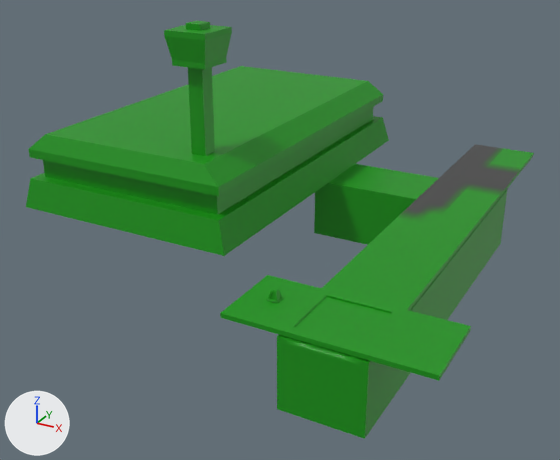
The FBX model assets/spaceship.fbx, before and after one commit.
The view is the same before and after, from a camera (50 mm lens) standing at (2.29, -5.38, 2.21) and looking at (-0.33, -0.6, -0.18). Arrows for +X, +Y and +Z are at lower left; the lights stay in place. Where no turn or scale is listed for an object, it has been applied to the vertices. Vertices at the same position are counted once.

Names of what the first picture shows: 'door', 'door_1', 'junction', 'rotatinglight', 'runway', 'spaceport', 'taxiterminal', 'terminal', 'tower', 'tunnel', 'tunnel_1', 'tunnel_2', 'tunnelend'.
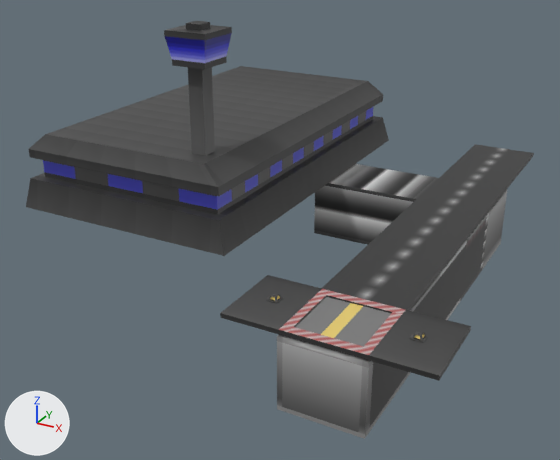
Diff of the bpy script that builds the scene:
```diff
--- a/assets/spaceship.fbx.py
+++ b/assets/spaceship.fbx.py
@@ me_terminal @@
 me_terminal.from_pydata(...)  # 98 vertices, 104 faces; spans x -0.44..0.46, y -0.29..0.27, z -0.26..0.22
-me_terminal.materials.append(mat_spaceship_png)  # picture img_spaceship_png
+# me_terminal part 6: texture (UV) coordinates of 104 of 104 faces, centred in x -0.44..0.46, y -0.29..0.27, z -0.26..0.22, changed; they spanned u 0.52..0.77, v 0.0..0.22 and now span u 0.0..0.85, v -0.04..1.0
+me_terminal.materials.append(mat_spaceport_png)  # picture img_spaceport_png
@@ me_runway @@
 me_runway.from_pydata(...)  # 42 vertices, 40 faces; spans x -0.27..0.27, y -1.64..1.64, z -0.01..0.02
-me_runway.materials.append(mat_spaceship_png)  # picture img_spaceship_png
+# me_runway part 5: texture (UV) coordinates of 40 of 40 faces, centred in x -0.27..0.27, y -1.64..1.64, z -0.01..0.02, changed; they spanned u 0.53..0.98, v 0.03..0.65 and now span u 0.89..0.97, v 0.0..0.96
+me_runway.materials.append(mat_spaceport_png)  # picture img_spaceport_png
@@ me_tunnel_2 @@
 me_tunnel_2.from_pydata(...)  # 72 vertices, 75 faces; spans x -0.28..0.26, y -0.3..0.28, z -0.26..0.22
-me_tunnel_2.materials.append(mat_spaceship_png)  # picture img_spaceship_png
+me_tunnel_2.materials.append(mat_spaceport_png)  # picture img_spaceport_png
@@ me_tower @@
 me_tower.from_pydata(...)  # 32 vertices, 30 faces; spans x -0.155..0.155, y -0.155..0.155, z -0.31..0.56
-me_tower.materials.append(mat_spaceship_png)  # picture img_spaceship_png
+# me_tower part 4: texture (UV) coordinates of 30 of 30 faces, centred in x -0.155..0.155, y -0.155..0.155, z -0.31..0.56, changed; they spanned u 0.53..0.69, v 0.62..0.91 and now span u 0.25..0.61, v 0.0..0.69
+me_tower.materials.append(mat_spaceport_png)  # picture img_spaceport_png
@@ me_tunnel @@
 me_tunnel.from_pydata(...)  # 72 vertices, 75 faces; spans x -0.28..0.26, y -0.3..0.28, z -0.26..0.22
-me_tunnel.materials.append(mat_spaceship_png)  # picture img_spaceship_png
+me_tunnel.materials.append(mat_spaceport_png)  # picture img_spaceport_png
@@ me_tunnel_1 @@
 me_tunnel_1.from_pydata(...)  # 72 vertices, 75 faces; spans x -0.28..0.26, y -0.3..0.28, z -0.26..0.22
-me_tunnel_1.materials.append(mat_spaceship_png)  # picture img_spaceship_png
+me_tunnel_1.materials.append(mat_spaceport_png)  # picture img_spaceport_png
@@ me_door @@
 me_door.from_pydata(...)  # 72 vertices, 72 faces; spans x -0.08..0.16, y -0.21..0.213, z 0.0..0.01
-me_door.materials.append(mat_spaceship_png)  # picture img_spaceship_png
+me_door.materials.append(mat_spaceport_png)  # picture img_spaceport_png
@@ me_spaceport @@
 me_spaceport.from_pydata(...)  # 750 vertices, 749 faces; spans x -0.9..0.9, y -1.47..1.49, z -0.19..0.39
-me_spaceport.materials.append(mat_spaceship_png)  # picture img_spaceship_png
+# me_spaceport part 1: texture (UV) coordinates of 749 of 749 faces, centred in x -0.87..0.87, y -1.45..1.47, z -0.19..0.39, changed; they spanned u 0.53..0.84, v 0.07..0.22 and now span u 0.26..0.65, v 0.13..0.66
+me_spaceport.materials.append(mat_spaceport_png)  # picture img_spaceport_png
@@ me_tunnelend @@
 me_tunnelend.from_pydata(...)  # 72 vertices, 78 faces; spans x -0.28..0.26, y -0.3..0.28, z -0.26..0.22
-me_tunnelend.materials.append(mat_spaceship_png)  # picture img_spaceship_png
+me_tunnelend.materials.append(mat_spaceport_png)  # picture img_spaceport_png
@@ me_junction @@
 me_junction.from_pydata(...)  # 72 vertices, 77 faces; spans x -0.29..0.27, y -0.29..0.27, z -0.26..0.22
-me_junction.materials.append(mat_spaceship_png)  # picture img_spaceship_png
+me_junction.materials.append(mat_spaceport_png)  # picture img_spaceport_png
@@ me_taxiterminal @@
-me_taxiterminal.from_pydata(...)  # 32 vertices, 32 faces; spans x -0.64..0.64, y -0.27..0.27, z -0.01..0.02
+me_taxiterminal.from_pydata(...)  # 48 vertices, 48 faces; spans x -0.64..0.64, y -0.27..0.27, z -0.01..0.02
+# me_taxiterminal part 2
+# 16 faces are deleted
+# 8 new vertices lie (-0.376, 0.0, 0.0) away from vertices in x 0.64, y -0.27..0.27, z -0.01..0.02
+# 8 new vertices lie (0.376, 0.0, 0.0) away from vertices in x -0.64, y -0.27..0.27, z -0.01..0.02
+# 32 new faces join them
+# me_taxiterminal part 3: 16 faces spanning x -0.64..0.64, y -0.27..0.27, z -0.01..0.02 switch from mat_spaceship_png (picture img_spaceship_png) to mat_spaceport_png (picture img_spaceport_png)
@@ me_door_1 @@
 me_door_1.from_pydata(...)  # 72 vertices, 72 faces; spans x -0.16..0.08, y -0.21..0.213, z -0.01..0.0
-me_door_1.materials.append(mat_spaceship_png)  # picture img_spaceship_png
+me_door_1.materials.append(mat_spaceport_png)  # picture img_spaceport_png
@@ ob_rotatinglight @@
-ob_rotatinglight = bpy.data.objects.new('rotatinglight', me_rotatinglight)
@@ ob_warninglight_1 @@
+ob_warninglight_1 = bpy.data.objects.new('warninglight_1', me_warninglight_1)  # 116 vertices, 122 faces; spans x -0.04..0.04, y -0.04..0.04, z -0.01..0.0215; in mat_spaceport_png (picture img_spaceport_png)
+ob_warninglight_1.location = (1.22, -1.89, 0.03)
@@ ob_warninglight @@
+ob_warninglight = bpy.data.objects.new('warninglight', me_warninglight_1.copy())
+ob_warninglight.location = (0.34, -1.89, 0.03)
```

Boxes (x1, y1, x2, y2) around the edits, measured in the pictures (560 x 460 px):
'spaceport', recoloured, surface changed (green to grey): (26, 66, 389, 256) in both
'runway', recoloured, surface changed (green to grey): (322, 147, 534, 311) in both
'tunnelend', recoloured (green to grey): (277, 335, 404, 439) in both
'terminal', recoloured, surface changed (green to grey): (314, 164, 439, 245) in both
'tower', recoloured, surface changed: (164, 21, 232, 156) in both
'door_1', recoloured (green to grey): (331, 304, 391, 347) in both
'tunnel_1', recoloured (green to black): (436, 240, 467, 320) in both
'door', recoloured (green to grey): (295, 297, 353, 337) in both
'tunnel', recoloured (green to grey): (460, 212, 489, 301) in both
'junction', recoloured (green to grey): (482, 190, 507, 269) in both
'tunnel_2', recoloured (green to black): (403, 274, 440, 383) in both
'rotatinglight', deleted: before (266, 288, 284, 303)
'warninglight_1', added: after (410, 331, 428, 343)
'warninglight', added: after (266, 293, 284, 303)
part 2 of me_taxiterminal, built on: (220, 275, 471, 381) in both
part 3 of me_taxiterminal, recoloured: (288, 291, 471, 380) in both
part 5 of me_runway, surface changed (green to grey): (322, 144, 534, 311) in both
